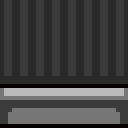
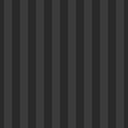
Layer changes from the first 128x128 image to the second:
hid "rear edge" over [0, 76, 128, 128]
